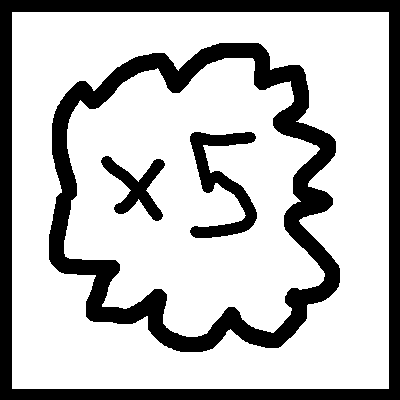
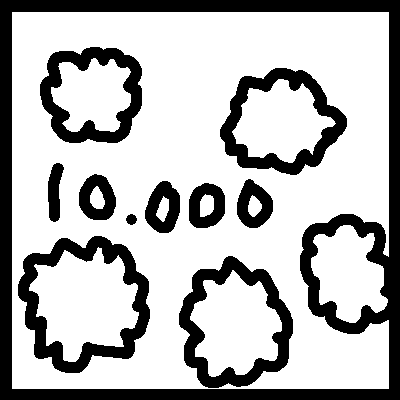
Revision of a layered (400, 400) image; what changed, layer by layer:
added layer "Streak5 copy" above "Streak5" over [18, 47, 389, 388]
hid "Streak5" over [49, 43, 340, 352]
